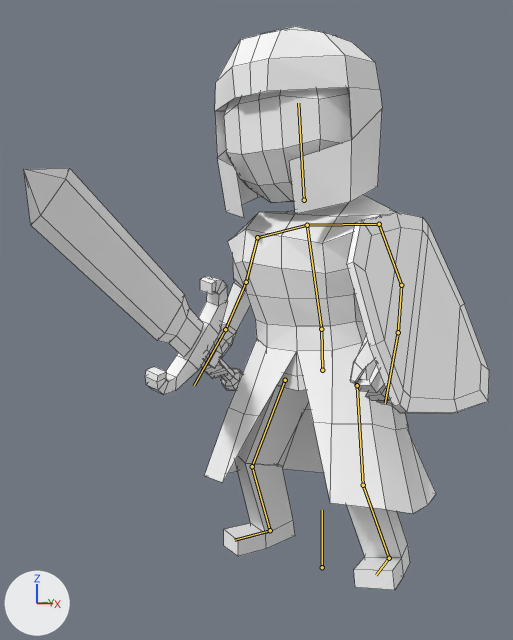
The Blender file Resources/characters/knight/knightBlendRig.blend as it was, and as the next commit left it.
One viewpoint serves both versions: a 50 mm lens placed at (5.83, -10.59, 4.73), pointed at (0.03, -2.04, 4.32). Arrows for +X, +Y and +Z are at lower left; the lights stay in place. Both versions are drawn at frame 9 of the action 'ArmatureAction'; the numbers are the values there. The bones that bend it are drawn over the model as lines. Mesh edges are drawn as thin lines.

Names of what the first picture shows: 'knight'.
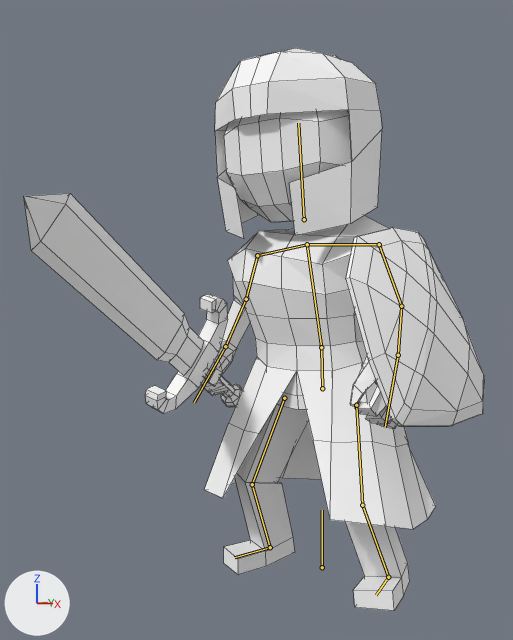
Changed parts and their boxes [x1, y1, x2, y2] in the pictures (513 x 640 px):
'knight', posed: before [24, 26, 489, 590]; after [24, 48, 484, 611]
bone 'hips', root to tip: before (322, 370) to (321, 329); after (322, 388) to (321, 347)

The change in detail:
Bone 'hips' (bone_hips) moves from (0.0, 0.0, 0.0) to (0.0, -0.31, 0.0).
